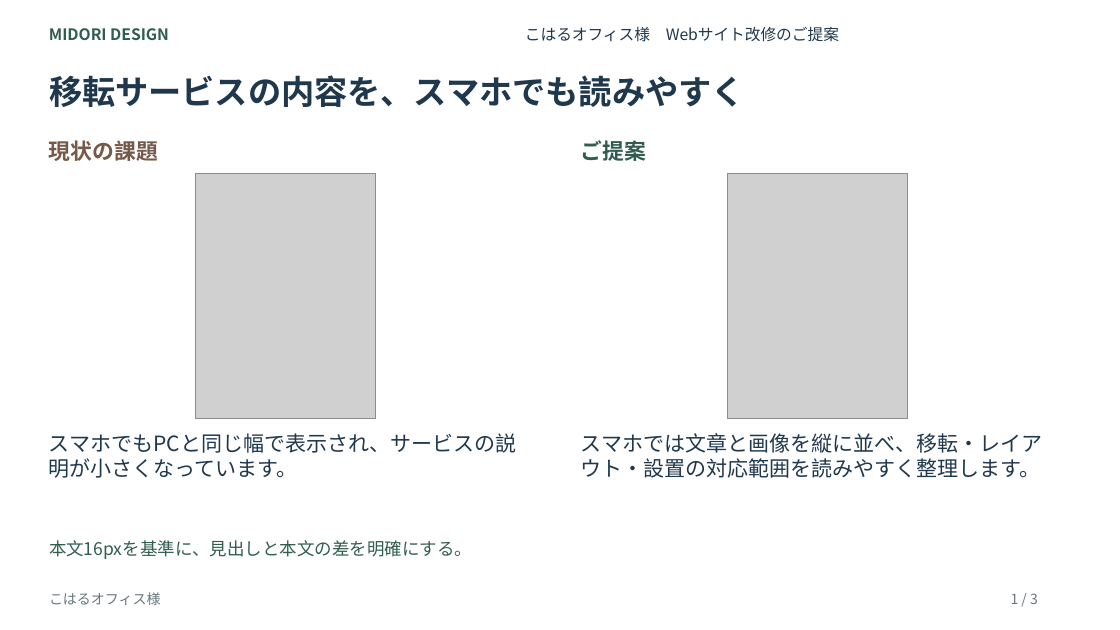
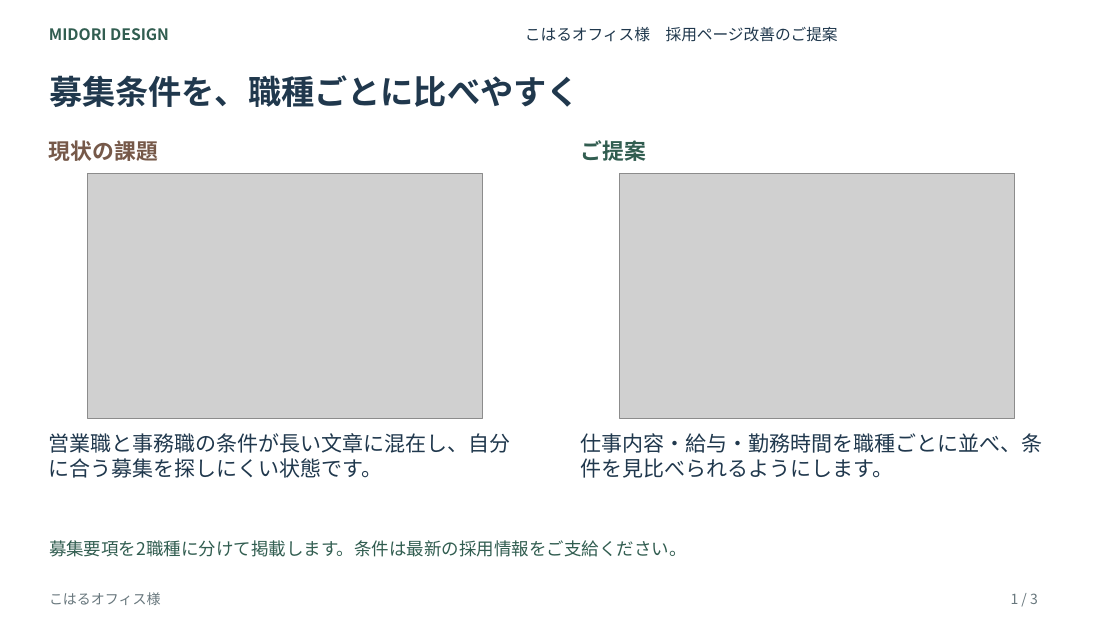
Before and after one commit to axhiz-dev/ishida-takuya, a slide deck: slide 1 of public/business/proposals/past.pptx. Drawn at 1120x630 pixels with LibreOffice and Linux fonts; fonts in the diff are those of the drawing; grey boxes stand for pictures. Boxes give left, top, right and bottom in pixels: in the first picture for what was removed or moved away, otherwise in the second. Text is boxed around its words. In the diff, an @@ line names an element or a change of style, - is before the commit and + after.

```diff
--- a/public/business/proposals/past.pptx
+++ b/public/business/proposals/past.pptx
@@ text at [525, 26, 838, 42]: text changed @@
-こはるオフィス様 Webサイト改修のご提案
+こはるオフィス様 採用ページ改善のご提案
@@ text at [49, 75, 580, 107]: text changed @@
-移転サービスの内容を、スマホでも読みやすく
+募集条件を、職種ごとに比べやすく
@@ picture: place and size @@
-picture at [195, 173, 376, 418]
+picture at [87, 173, 482, 418]
@@ picture: place and size @@
-picture at [728, 173, 908, 418]
+picture at [620, 173, 1015, 418]
@@ text at [49, 433, 511, 478]: text changed @@
-スマホでもPCと同じ幅で表示され、サービスの説明が小さくなっています。
+営業職と事務職の条件が長い文章に混在し、自分に合う募集を探しにくい状態です。
@@ text at [581, 433, 1043, 478]: text changed @@
-スマホでは文章と画像を縦に並べ、移転・レイアウト・設置の対応範囲を読みやすく整理します。
+仕事内容・給与・勤務時間を職種ごとに並べ、条件を見比べられるようにします。
@@ text at [49, 540, 687, 557]: text changed @@
-本文16pxを基準に、見出しと本文の差を明確にする。
+募集要項を2職種に分けて掲載します。条件は最新の採用情報をご支給ください。
```
Also in this commit, not shown: 2 other slides changed, 27 other files.
